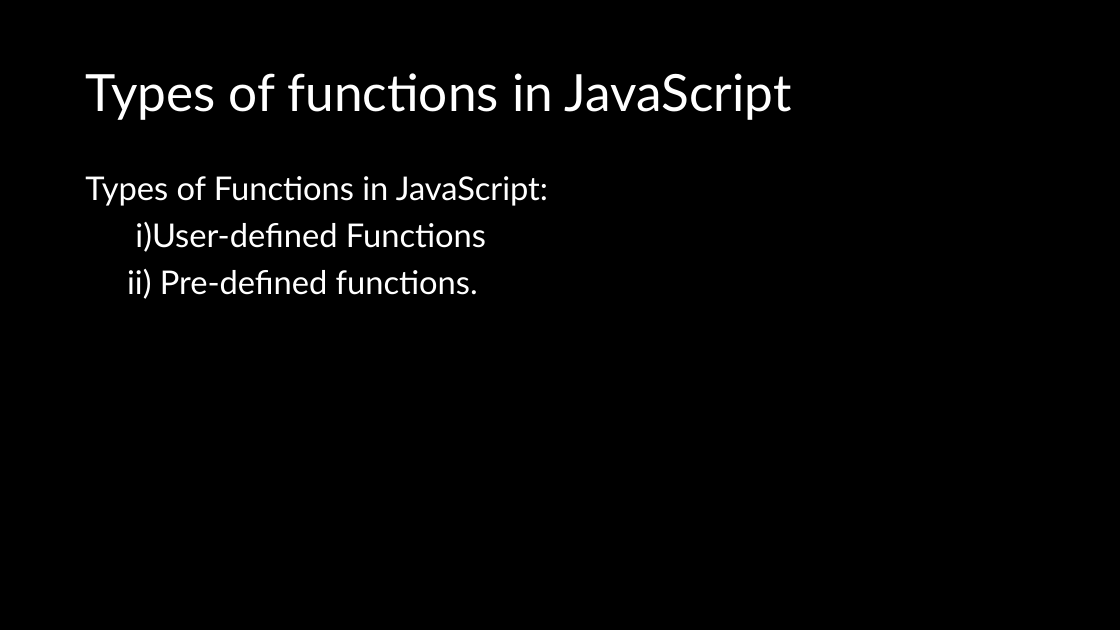
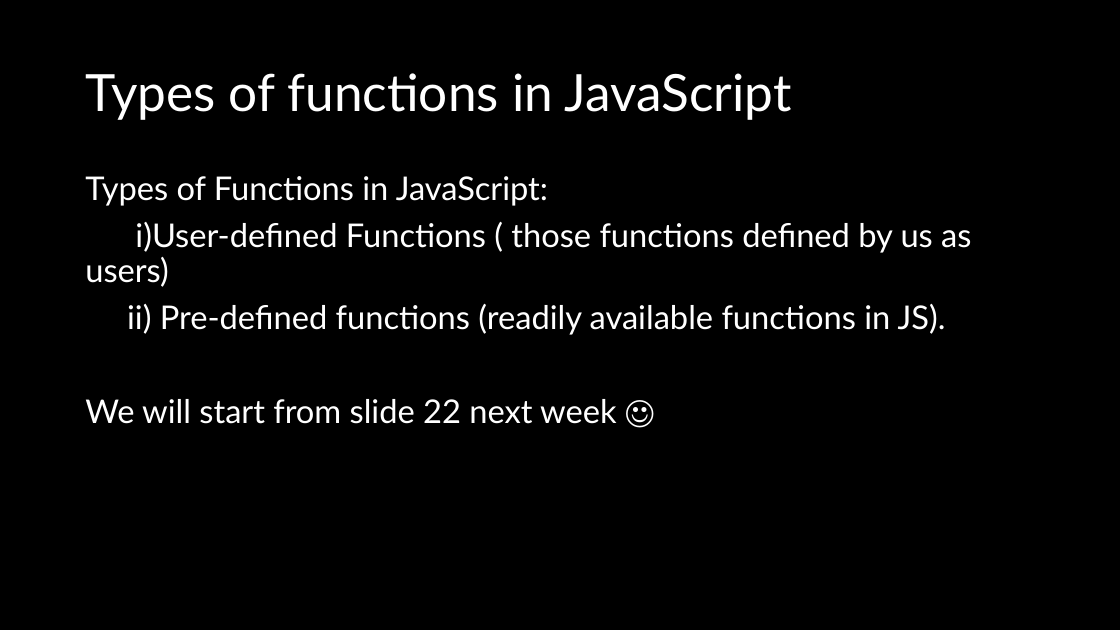
Before and after one commit to natiquekeyin/spring2025, a slide deck: slide 21 of JavaScript/Week1/Week 1.pptx. Drawn at 1120x630 pixels with LibreOffice and Linux fonts; fonts in the diff are those of the drawing. Boxes give left, top, right and bottom in pixels: in the first picture for what was removed or moved away, otherwise in the second. Text is boxed around its words. In the diff, an @@ line names an element or a change of style, - is before the commit and + after.

```diff
--- a/JavaScript/Week1/Week 1.pptx
+++ b/JavaScript/Week1/Week 1.pptx
@@ text at (x1=85, y1=222, x2=971, y2=424): text changed @@
-i)User-defined Functions
-ii) Pre-defined functions.
+i)User-defined Functions ( those functions defined by us as users)
+ii) Pre-defined functions (readily available functions in JS).
+We will start from slide 22 next week ☺
```
Also in this commit, not shown: 3 other slides changed, 1 slide removed, 1 other file.
